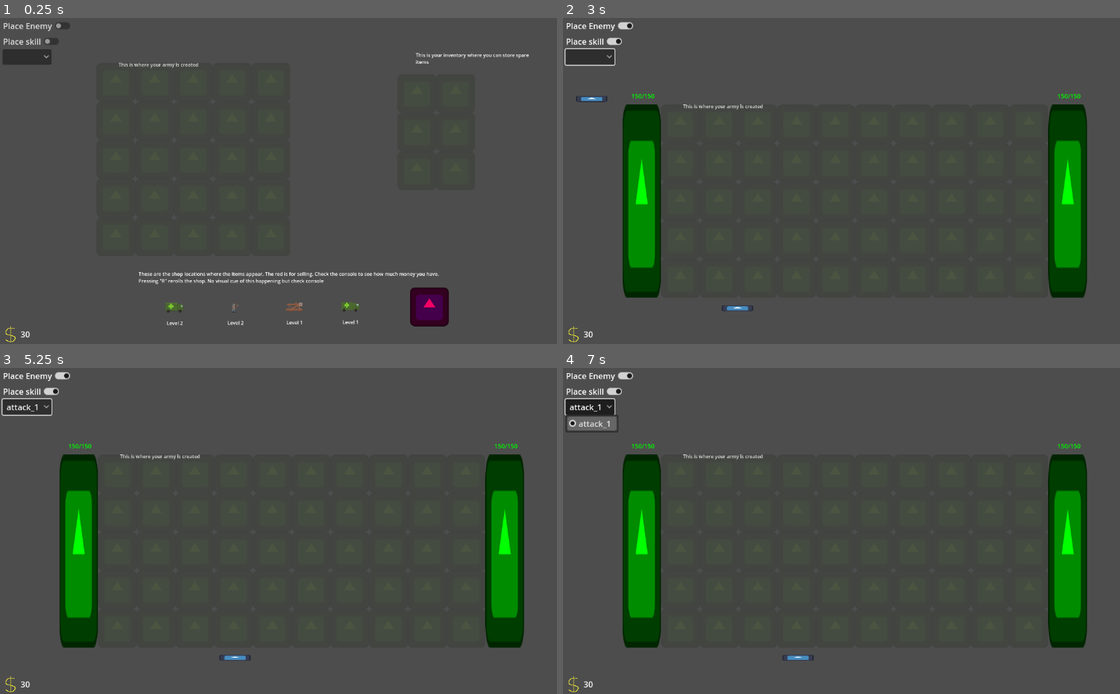
Above: before the commit, frames 1-4 (two rows, left to right).
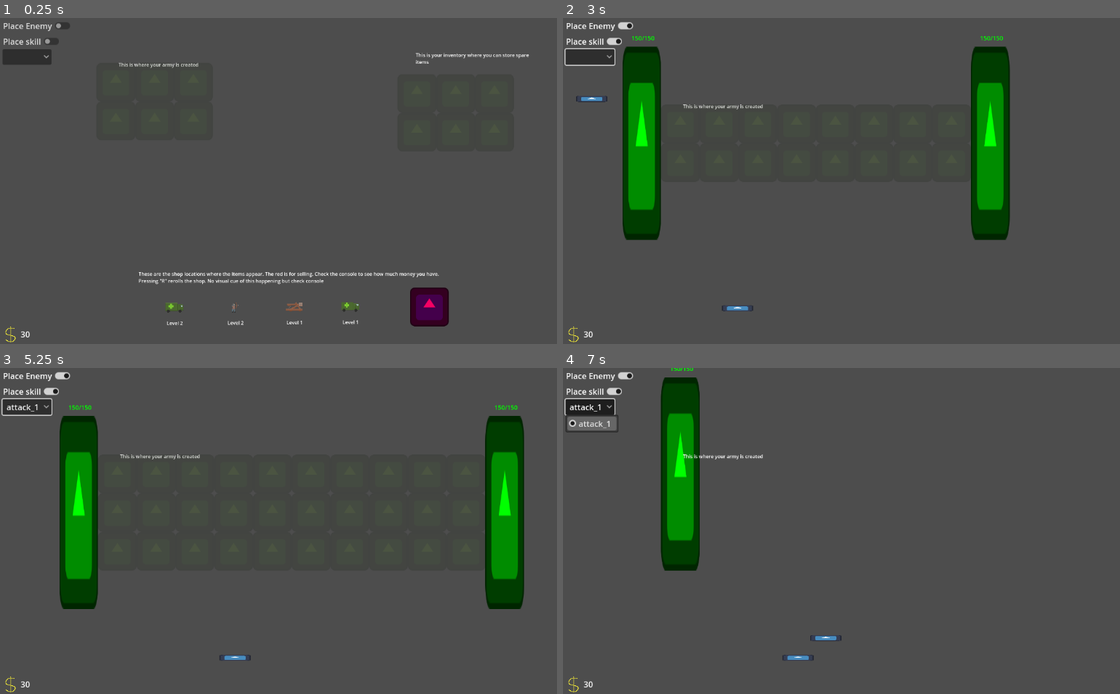
Above: after the commit, the same moments.

Repository: LorcanSmith/Armies
Game: Godot game, scene res://Scenes/main.tscn
The game is run twice, just before and just after one commit, with the same random seed, the same clock (stepped at 60 frames per second) and the same inputs. The engine's default icon, where the game draws it, is replaced by a stand-in: a white triangle on a blue panel in a dark square.
Inputs (mouse positions are in pixels of both pictures, inside the frame that each line leads up to):
- Up to frame 1 (0.25 s): no input
- Up to frame 2 (3 s): click "Place Enemy" at 0.5 s; click "Place skill" at 1.25 s; click (590, 57) at 2 s; tap Enter (ui_accept) at 2.75 s; move the mouse to (735, 308) at 2.77 s; hold P from 2.78 s (still down); click (735, 308) at 2.92 s
- Up to frame 3 (5.25 s): tap Enter (ui_accept) at 3.02, 3.5, 3.77, 5 s; release P at 3.53 s; hold S 3.53-4.25 s; tap T at 3.6 s; click (172, 658) at 3.67 s; click "attack_1" at 4.25 s; move the mouse to (233, 658) at 5.02 s; hold R from 5.03 s (still down); click (233, 658) at 5.17 s
- Up to frame 4 (7 s): tap Enter (ui_accept) at 5.75, 6.02, 6.5, 6.77 s; move the mouse to (824, 596) at 5.77 s; release R at 5.78 s; tap P at 5.85 s; click (824, 596) at 5.92 s; move the mouse to (1025, 579) at 6.52 s; hold S from 6.53 s (still down); hold T from 6.53 s (still down)

The runs differ from the first frame. In frame 2, 12% of the frame differs, in the area x 10-95%, y 5-86%; in frame 3, 6.0%; in frame 4, 12%, in the area x 10-95%, y 0-86%.
Error after the commit: Invalid access of index '4' on a base object of type: 'Array'. (res://Scripts/Grid/grid_generation.gd:35)

Commit message:
Map size now changes based on turn number. Fixed an issue with unit upgrades

Diff:
--- a/Prefabs/Grid/grid_generator.tscn
+++ b/Prefabs/Grid/grid_generator.tscn
@@ -4,8 +4,6 @@
 
 [node name="grid_generator" type="Node2D"]
 script = ExtResource("1_itawy")
-grid_width = 5
-grid_height = 5
 
 [node name="RichTextLabel" type="RichTextLabel" parent="."]
 offset_left = 9.0
--- a/Prefabs/Managers/combat_manager.tscn
+++ b/Prefabs/Managers/combat_manager.tscn
@@ -16,7 +16,6 @@
 [node name="grid_manager" parent="." instance=ExtResource("3_0mwca")]
 
 [node name="grid_generator (army)" parent="grid_manager" instance=ExtResource("4_tbeai")]
-grid_width = 10
 
 [node name="Camera2D" type="Camera2D" parent="."]
 position = Vector2(572, 189)
--- a/Prefabs/Managers/shop_manager.tscn
+++ b/Prefabs/Managers/shop_manager.tscn
@@ -56,8 +56,6 @@
 position = Vector2(995, 37)
 script = ExtResource("5_q2vn5")
 grid_name = "inventory"
-grid_width = 2
-grid_height = 3
 
 [node name="RichTextLabel" type="RichTextLabel" parent="grid_manager/grid_generator (inventory)"]
 offset_left = -4.0
--- a/Scripts/Grid/grid_generation.gd
+++ b/Scripts/Grid/grid_generation.gd
@@ -7,9 +7,11 @@
 @export var is_battle_grid : bool = false
 
 #Width and Height of the grid to be generated
-@export var grid_width : int = 1
-@export var grid_height : int = 1
+var grid_width : int = 1
+var grid_height : int = 1
 
+@export var width_per_turn = [3,3,4,4]
+@export var height_per_turn = [2,3,3,4]
 
 #Tile that is placed at each grid position
 var tile : PackedScene
@@ -28,7 +30,16 @@
 		tile = preload("res://Prefabs/Grid/builder_tile.tscn")
 
 #Generates a grid
-func generate_grid():
+func generate_grid(turn_number : int, in_combat : bool):
+	turn_number -= 1
+	if(width_per_turn[turn_number]):
+		grid_width = width_per_turn[turn_number]
+		grid_height = height_per_turn[turn_number]
+	else:
+		grid_width = width_per_turn[-1]
+		grid_height = height_per_turn[-1]
+	if(in_combat):
+		grid_width = (grid_width*2)+2
 	#Resizes the array to be the size of the width
 	grid.resize(grid_width)
 	grid_with_unit_IDs.resize(grid_width)
--- a/Scripts/Managers/grid_manager.gd
+++ b/Scripts/Managers/grid_manager.gd
@@ -13,7 +13,7 @@
 func generate_grids():
 	#Tells all the grid generators to make a grid
 	for generator in get_children():
-		generator.generate_grid()
+		generator.generate_grid(game_manager.turn_number, game_manager.in_combat)
 	game_manager.load_complete("grids")
 	#Loads units into the scene
 	load_units()
@@ -30,7 +30,7 @@
 		while width in range(tiles.size()):
 			var height = 0
 			while height in range(tiles[width].size()):
-				if(width < unit_IDs[0].size()):
+				if(width < unit_IDs.size() and height < unit_IDs[0].size()):
 					var instance
 					if game_manager.in_combat:
 						#	reverses tiles for enemy spawning
--- a/Scripts/Shop/item_script.gd
+++ b/Scripts/Shop/item_script.gd
@@ -87,7 +87,7 @@
 		#If the tile isnt empty
 		#Check if its a unit which we can upgrade and is of the same type
 		elif((tile_currently_over.units_on_tile[0].can_be_upgraded and tile_currently_over.units_on_tile[0].unit_ID <= unit_ID)
-		and (((unit_ID - tile_currently_over.units_on_tile[0].unit_ID) < 3) or (tile_currently_over.units_on_tile[0].unit_ID) - unit_ID <= 0)):
+		and ((unit_ID - tile_currently_over.units_on_tile[0].unit_ID) < 3) and ((tile_currently_over.units_on_tile[0].unit_ID) - unit_ID <= 0)):
 			#Snap to the tile location
 			sprite.global_position = tile_currently_over.global_position
 			unit_currently_over_can_upgrade = true
